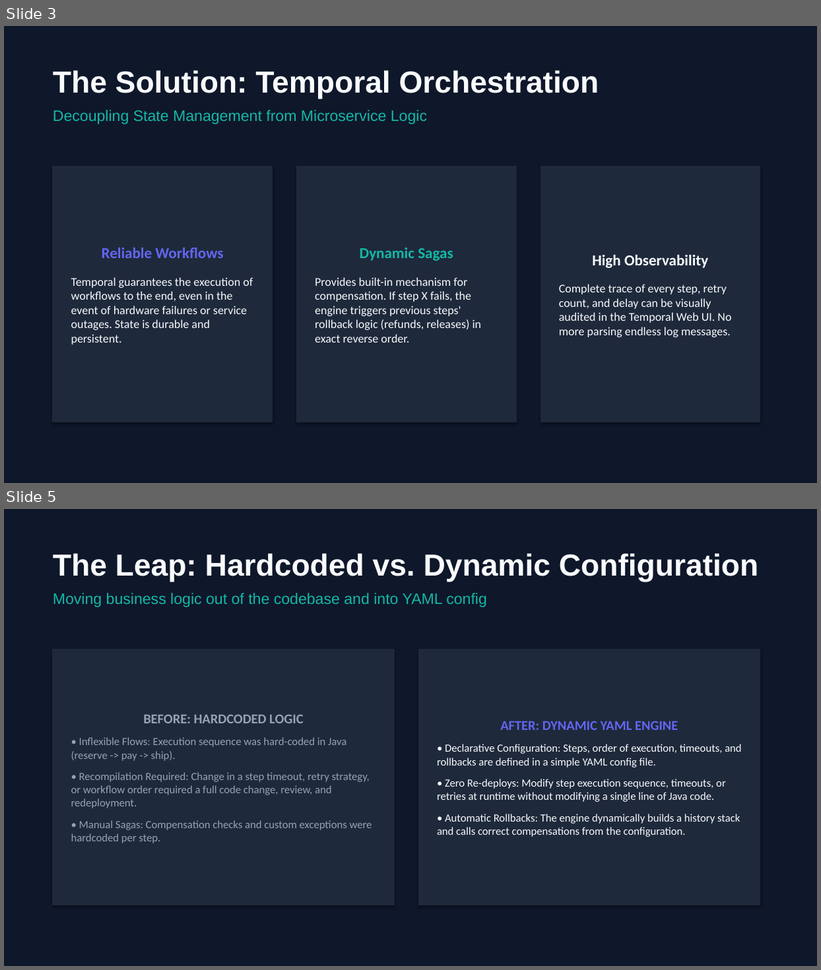
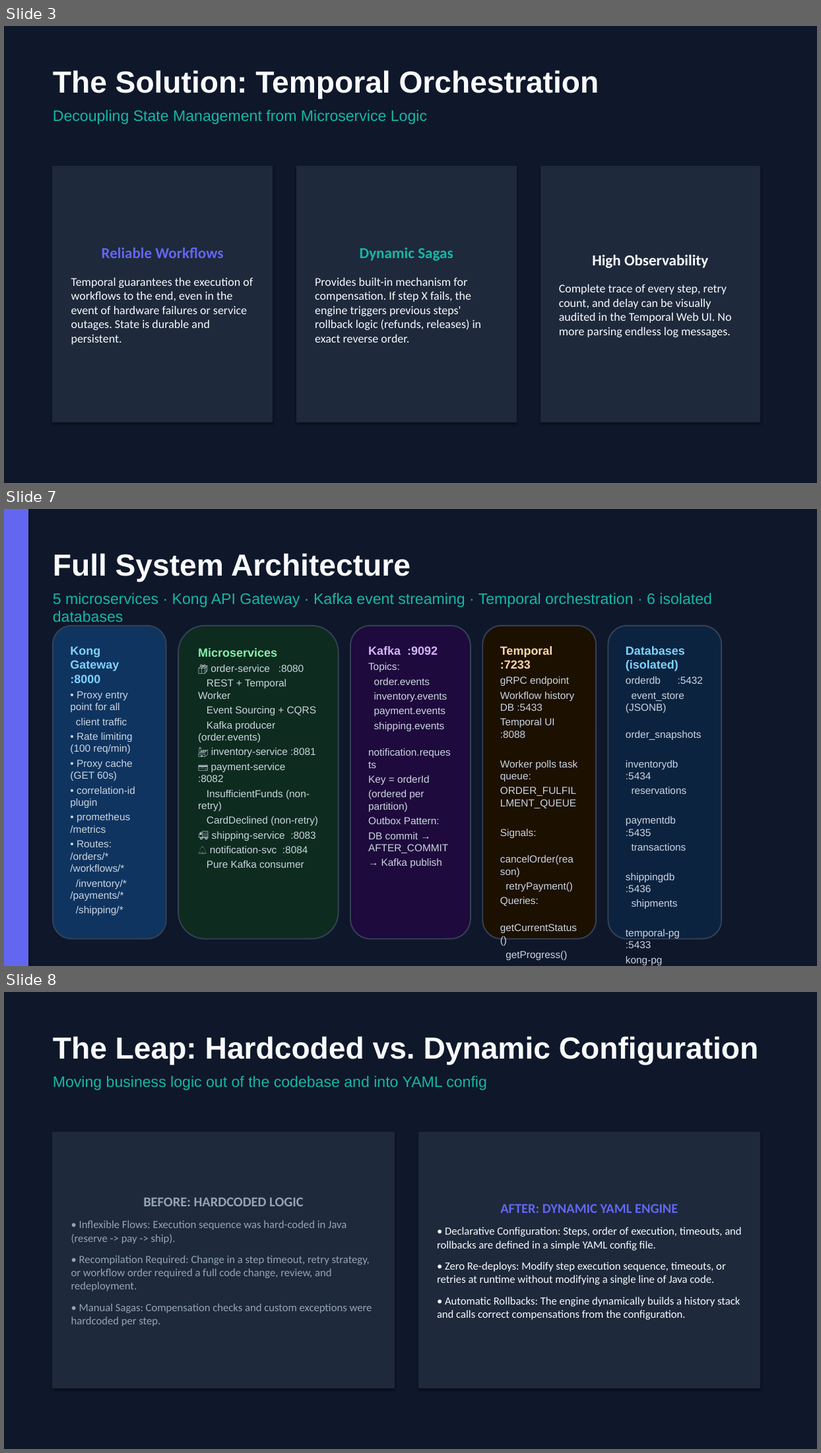
Before and after one commit to Ashutoshkumartarento/order-management-system-temporal, a slide deck: docs/diagrams/PPT/order_management_system_presentation.pptx. Shown one above the other, each under a label of ours: slides 3 and 5 before the commit, slides 3, 7 and 8 after it; the slides between them are not shown. The pictures are 821x970 and 821x1453 pixels, drawn with LibreOffice and Linux fonts; fonts in the diff are those of the drawing. Boxes give left, top, right and bottom in pixels: in the first picture for what was removed or moved away, otherwise in the second. Text is boxed around its words. In the diff, an @@ line names an element or a change of style, - is before the commit and + after.

```diff
--- a/docs/diagrams/PPT/order_management_system_presentation.pptx
+++ b/docs/diagrams/PPT/order_management_system_presentation.pptx
@@ slide 7 added at (4, 509, 817, 966), background #0F172A @@
@@ rectangle added at (4, 509, 28, 966), fill #6366F1, outline #6366F1 0.75 pt @@
@@ text added at (53, 553, 712, 626), 18 pt, text #14B8A6 @@
+Full System Architecture
+5 microservices · Kong API Gateway · Kafka event streaming · Temporal orchestration · 6 isolated databases
@@ rounded rectangle added at (53, 626, 166, 939), fill #0F3460, outline #334155 1.5 pt, 12 pt, text #CBD5E1 @@
+Kong Gateway :8000
+• Proxy entry point for all
+client traffic
+• Rate limiting (100 req/min)
+• Proxy cache (GET 60s)
+• correlation-id plugin
+• prometheus /metrics
+• Routes: /orders/* /workflows/*
+/inventory/* /payments/*
+/shipping/*
@@ rounded rectangle added at (178, 626, 338, 939), fill #0D2B1E, outline #334155 1.5 pt, 12 pt, text #CBD5E1 @@
+Microservices
+📦 order-service :8080
+REST + Temporal Worker
+Event Sourcing + CQRS
+Kafka producer (order.events)
+🏭 inventory-service :8081
+💳 payment-service :8082
+InsufficientFunds (non-retry)
+CardDeclined (non-retry)
+🚚 shipping-service :8083
+🔔 notification-svc :8084
+Pure Kafka consumer
@@ rounded rectangle added at (350, 626, 471, 939), fill #1E0A3C, outline #334155 1.5 pt, 12 pt, text #CBD5E1 @@
+Kafka :9092
+Topics:
+order.events
+inventory.events
+payment.events
+shipping.events
+notification.requests
+Key = orderId
+(ordered per partition)
+Outbox Pattern:
+DB commit → AFTER_COMMIT
+→ Kafka publish
@@ rounded rectangle added at (483, 626, 596, 939), fill #1C1000, outline #334155 1.5 pt, 12 pt, text #CBD5E1 @@
+Temporal :7233
+gRPC endpoint
+Workflow history DB :5433
+Temporal UI :8088
+Worker polls task queue:
+ORDER_FULFILLMENT_QUEUE
+Signals:
+cancelOrder(reason)
+retryPayment()
+Queries:
+getCurrentStatus()
+getProgress()
@@ rounded rectangle added at (609, 626, 722, 939), fill #0C2340, outline #334155 1.5 pt, 12 pt, text #CBD5E1 @@
+Databases (isolated)
+orderdb :5432
+event_store (JSONB)
+order_snapshots
+inventorydb :5434
+reservations
+paymentdb :5435
+transactions
+shippingdb :5436
+shipments
+temporal-pg :5433
+kong-pg :5440
@@ what was slide 5 is now slide 8 @@
```
Also in this commit, not shown: 1 slide changed, 2 other slides added, 1 other file.
